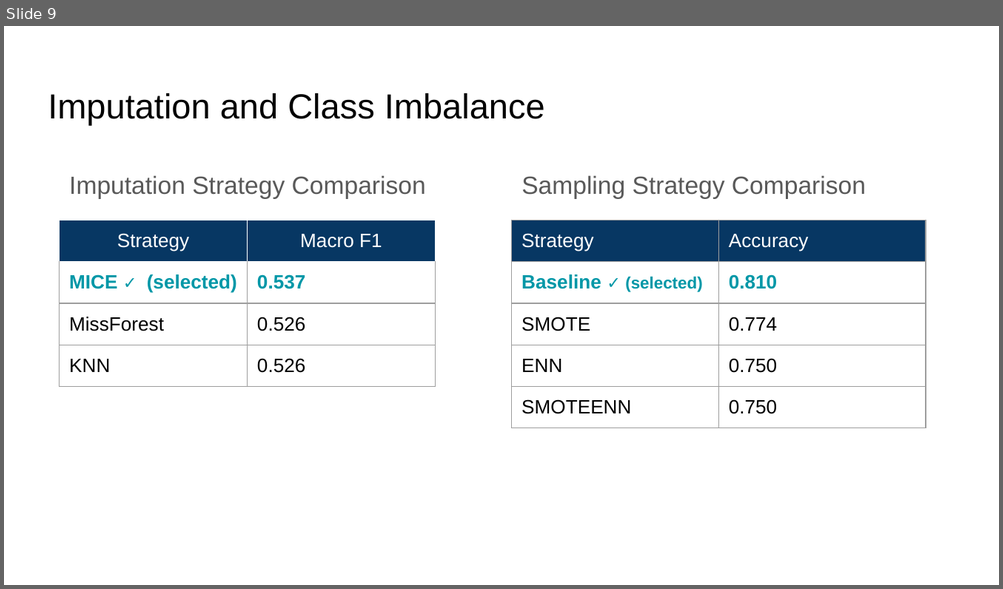
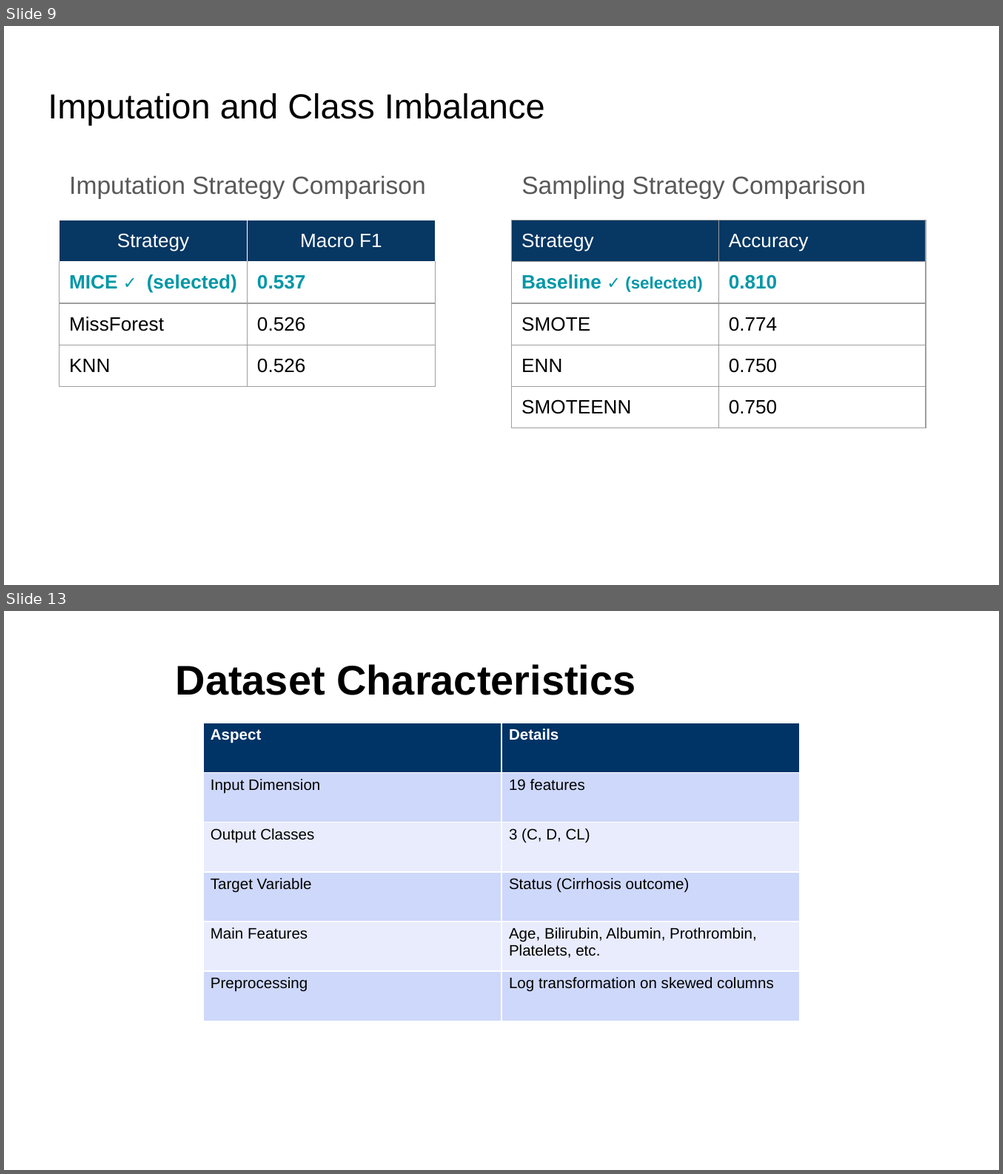
Before and after one commit to Bernardo1205/Advance-ML, a slide deck: src/deliverable2/Cirrhosis_Patient_Survival_Prediction_Report.pptx. Shown one above the other, each under a label of ours: slide 9 before the commit, slides 9 and 13 after it; the slides between them are not shown. The pictures are 1003x589 and 1003x1174 pixels, drawn with LibreOffice and Linux fonts; fonts in the diff are those of the drawing. Boxes give left, top, right and bottom in pixels: in the first picture for what was removed or moved away, otherwise in the second. Text is boxed around its words. In the diff, an @@ line names an element or a change of style, - is before the commit and + after.

```diff
--- a/src/deliverable2/Cirrhosis_Patient_Survival_Prediction_Report.pptx
+++ b/src/deliverable2/Cirrhosis_Patient_Survival_Prediction_Report.pptx
@@ slide 13 added at [4, 611, 999, 1170], background #FFFFFF @@
@@ text added at [176, 664, 635, 695], 30 pt, text #000000, bold @@
+Dataset Characteristics
@@ table added at [203, 723, 800, 1021], 6 rows, 2 columns @@
+Aspect | Details
+Input Dimension | 19 features
+Output Classes | 3 (C, D, CL)
+Target Variable | Status (Cirrhosis outcome)
+Main Features | Age, Bilirubin, Albumin, Prothrombin, Platelets, etc.
+Preprocessing | Log transformation on skewed columns
```
Also in this commit, not shown: 2 slides changed, 9 other slides added, 12 other files.
